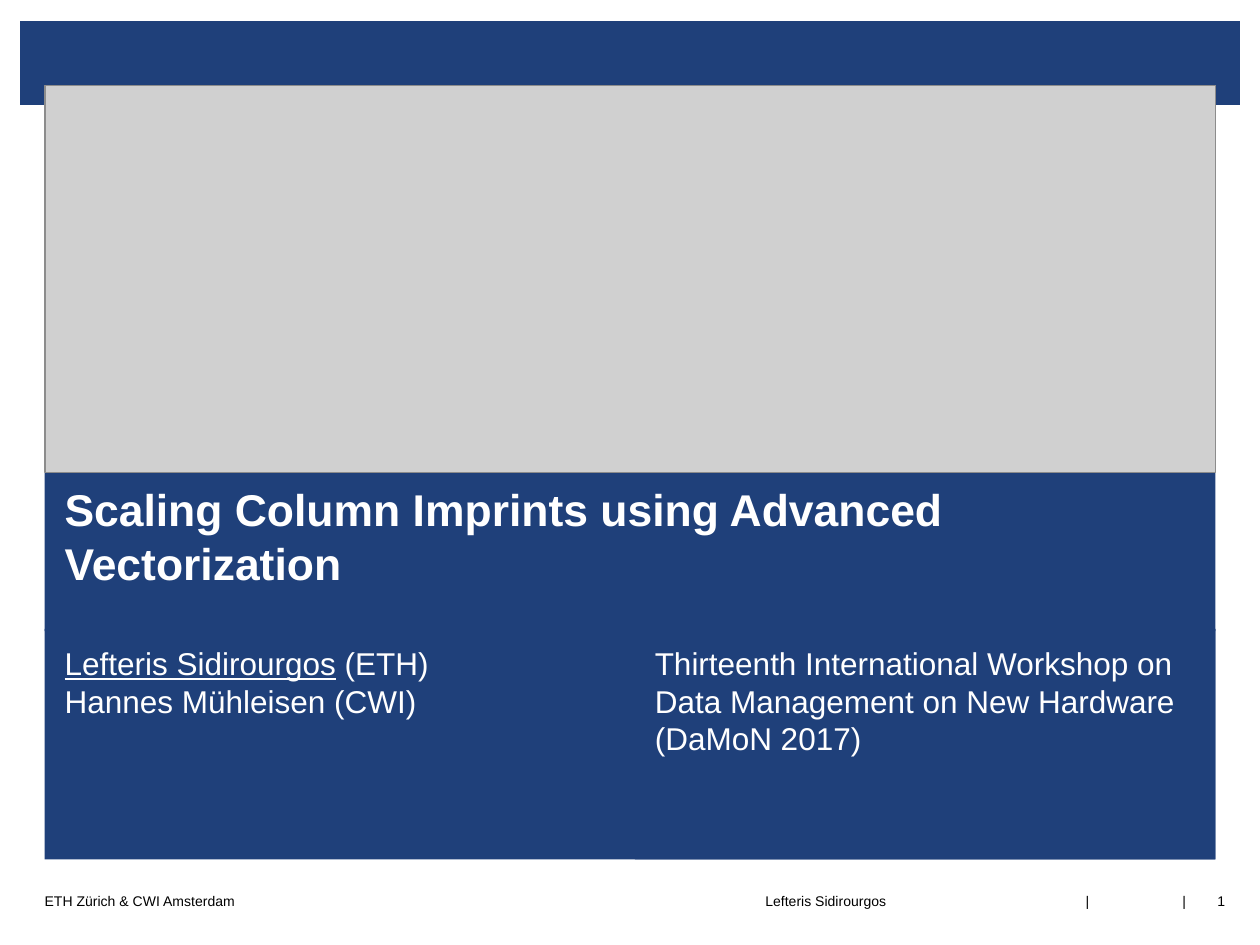
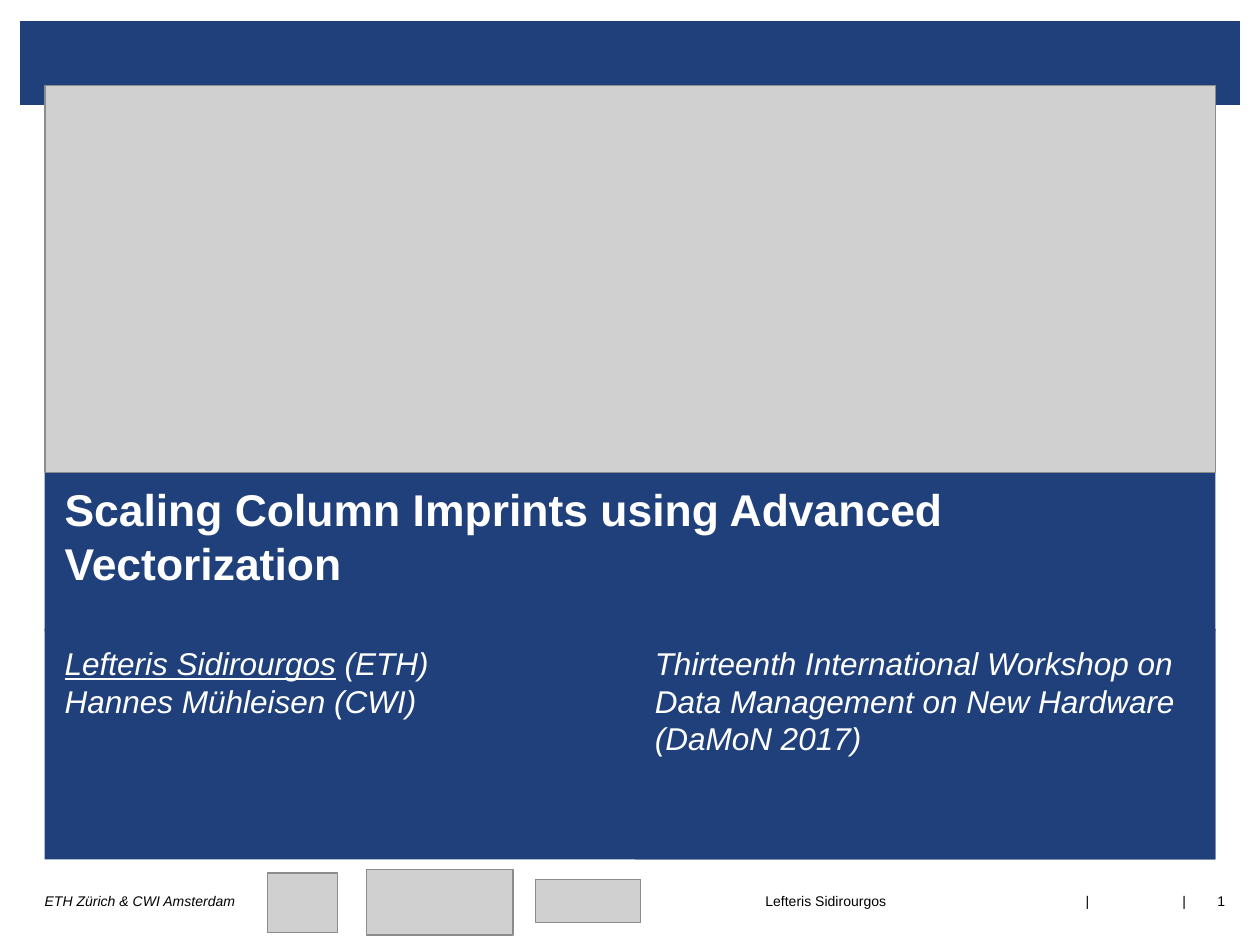
Before and after one commit to lsidir/imprints, a slide deck: slide 1 of DaMoN-paper/presentation/damon17.odp. Drawn at 1260x945 pixels with LibreOffice and Linux fonts; fonts in the diff are those of the drawing; grey boxes stand for pictures; background and template pictures are left out. Boxes give left, top, right and bottom in pixels: in the first picture for what was removed or moved away, otherwise in the second. Text is boxed around its words. In the diff, an @@ line names an element or a change of style, - is before the commit and + after.

```diff
--- a/DaMoN-paper/presentation/damon17.odp
+++ b/DaMoN-paper/presentation/damon17.odp
@@ italic on in 3 elements at <box>45,629,1216,859</box>, <box>635,629,1216,859</box>, <box>45,896,235,906</box> @@
@@ picture added at <box>367,869,513,935</box> @@
@@ picture added at <box>268,873,338,932</box> @@
@@ picture added at <box>536,879,640,922</box> @@
```
Also in this commit, not shown: 14 other slides changed, 1 slide added.
